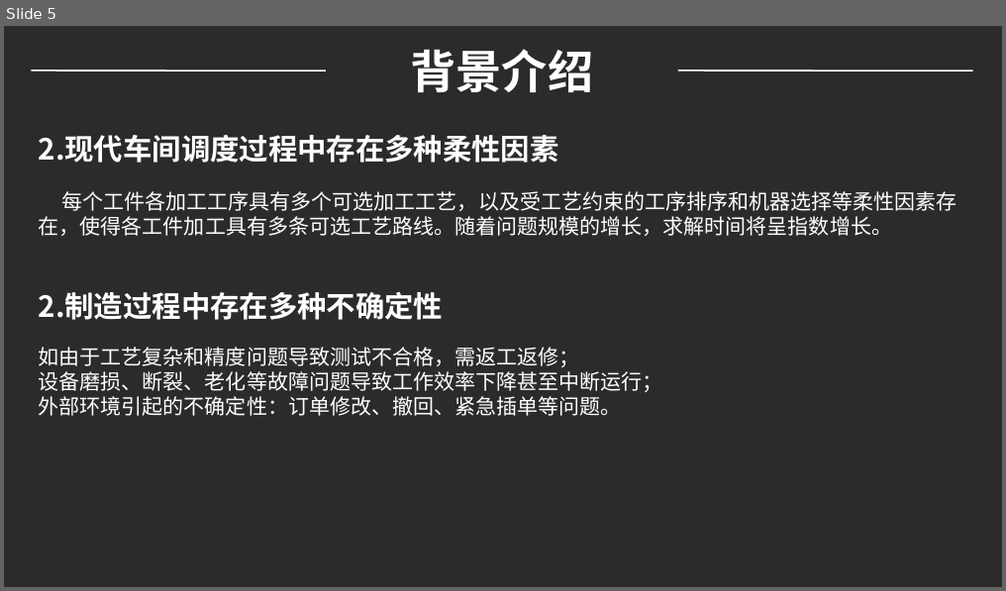
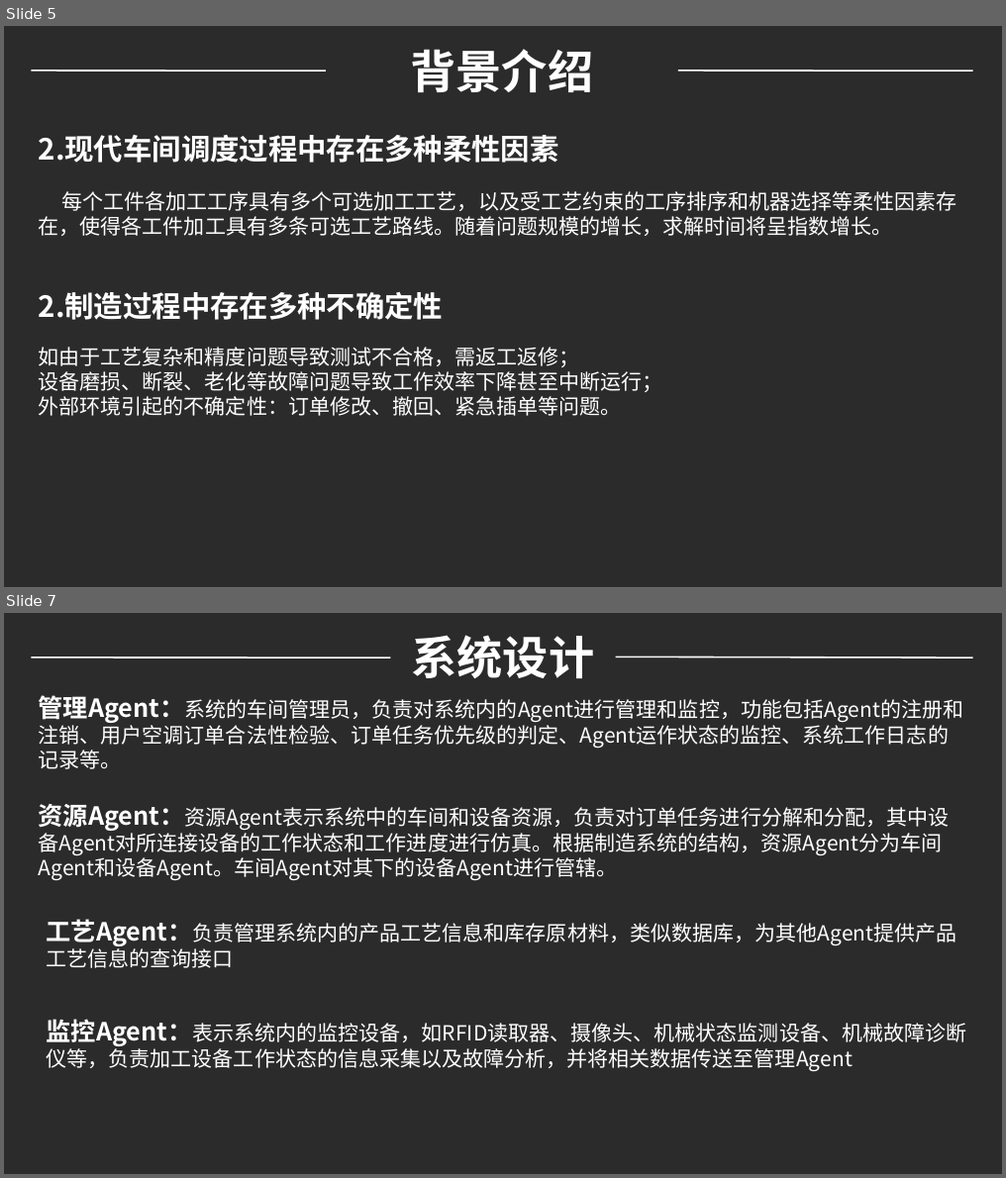
Before and after one commit to WeileLiang/Graduate, a slide deck: PPT/基于多Agent的动态调度系统1.pptx. Shown one above the other, each under a label of ours: slide 5 before the commit, slides 5 and 7 after it; the slides between them are not shown. The pictures are 1006x591 and 1006x1178 pixels, drawn with LibreOffice and Linux fonts; fonts in the diff are those of the drawing; background and template pictures are left out; a plain dark background stands for a picture behind light text. Boxes give left, top, right and bottom in pixels: in the first picture for what was removed or moved away, otherwise in the second. Text is boxed around its words. In the diff, an @@ line names an element or a change of style, - is before the commit and + after.

```diff
--- a/PPT/基于多Agent的动态调度系统1.pptx
+++ b/PPT/基于多Agent的动态调度系统1.pptx
@@ slide 7 added at (x1=4, y1=613, x2=1002, y2=1174), background picture (left out) @@
@@ text added at (x1=411, y1=635, x2=594, y2=678), 44 pt, text #FFFFFF, bold @@
+系统设计
@@ line added from (390, 658) to (31, 658), #FEFEFE 1.5 pt @@
@@ line added from (973, 658) to (616, 658), #FEFEFE 1.5 pt @@
@@ text added at (x1=39, y1=695, x2=963, y2=769), 20 pt, text #FFFFFF @@
+管理Agent：系统的车间管理员，负责对系统内的Agent进行管理和监控，功能包括Agent的注册和注销、用户空调订单合法性检验、订单任务优先级的判定、Agent运作状态的监控、系统工作日志的记录等。
@@ text added at (x1=39, y1=804, x2=948, y2=880), 20 pt, text #FFFFFF @@
+资源Agent：资源Agent表示系统中的车间和设备资源，负责对订单任务进行分解和分配，其中设备Agent对所连接设备的工作状态和工作进度进行仿真。根据制造系统的结构，资源Agent分为车间Agent和设备Agent。车间Agent对其下的设备Agent进行管辖。
@@ text added at (x1=47, y1=919, x2=956, y2=947), 20 pt, text #FFFFFF @@
+工艺Agent：负责管理系统内的产品工艺信息和库存原材料，类似数据库，为其他Agent提供产品工艺信息的查询接口
@@ text added at (x1=47, y1=1019, x2=966, y2=1071), 20 pt, text #FFFFFF @@
+监控Agent：表示系统内的监控设备，如RFID读取器、摄像头、机械状态监测设备、机械故障诊断仪等，负责加工设备工作状态的信息采集以及故障分析，并将相关数据传送至管理Agent
```
Also in this commit, not shown: 4 slides changed, 12 other slides added, 39 slides removed, 6 other files.
